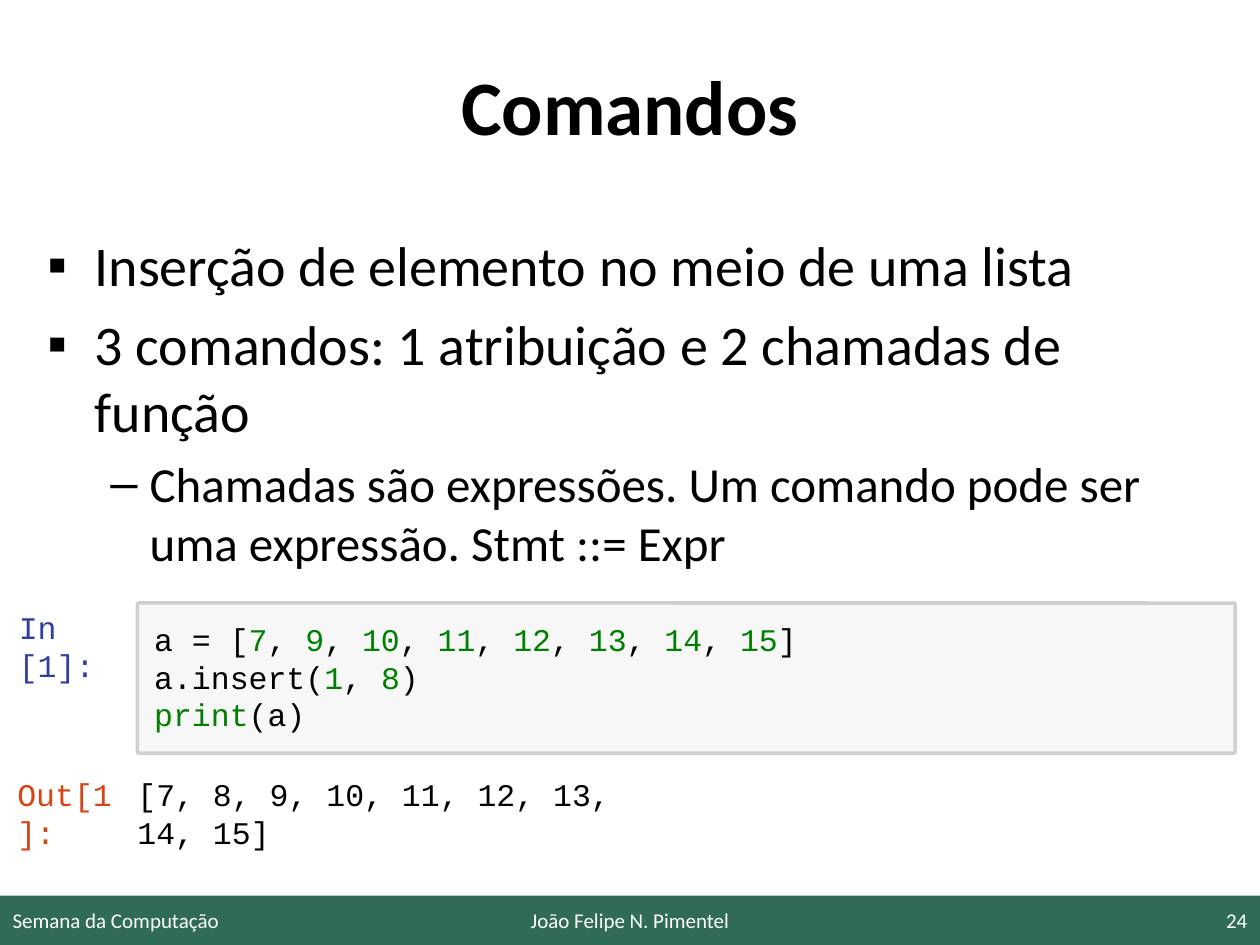
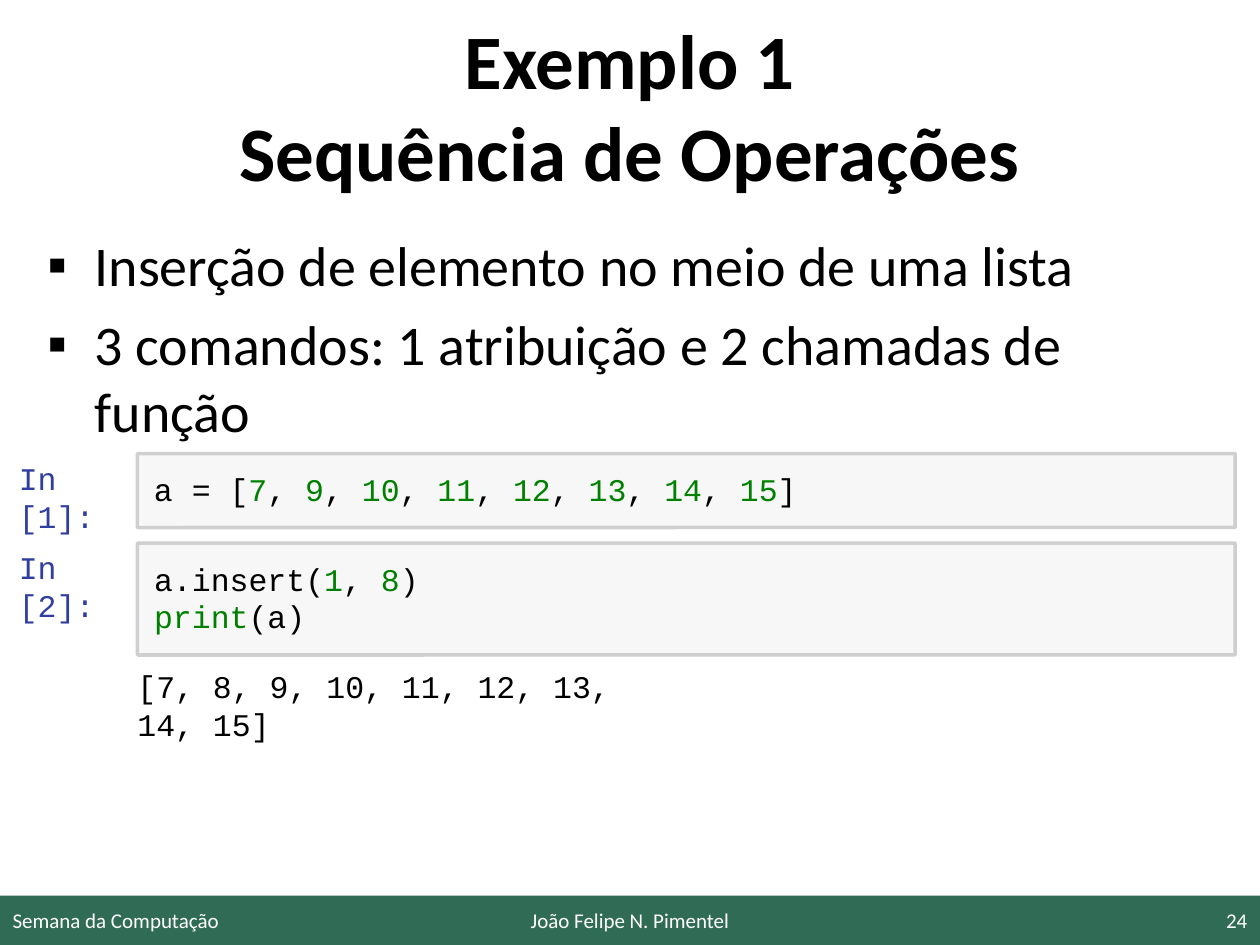
Before and after one commit to JoaoFelipe/presentations, a slide deck: slide 24 of 20191017_SC_UFF/umalinha.pptx. Drawn at 1260x945 pixels with LibreOffice and Linux fonts; fonts in the diff are those of the drawing; background and template pictures are left out. Boxes give left, top, right and bottom in pixels: in the first picture for what was removed or moved away, otherwise in the second. Text is boxed around its words. In the diff, an @@ line names an element or a change of style, - is before the commit and + after.

```diff
--- a/20191017_SC_UFF/umalinha.pptx
+++ b/20191017_SC_UFF/umalinha.pptx
@@ title at <box>239,35,1019,194</box>: text changed @@
-Comandos
+Exemplo 1
+Sequência de Operações
@@ text "In [1]:": place and size @@
-text "In [1]:" at <box>19,618,95,684</box>
+text "In [1]:" at <box>19,469,95,535</box>
@@ rounded rectangle added at <box>137,454,1235,528</box>, fill #F7F7F7, outline #CFCFCF 2 pt, 18 pt, text #008000 @@
+a = [7, 9, 10, 11, 12, 13, 14, 15]
@@ text at <box>150,468,1141,569</box>: paragraph removed @@
-  – Chamadas são expressões. Um comando pode ser uma expressão. Stmt ::= Expr
@@ text added at <box>19,558,95,624</box>, 18 pt, text #303F9F @@
+In [2]:
@@ rounded rectangle "a.insert(1, 8)": place and size @@
-rounded rectangle "a.insert(1, 8)" at <box>137,604,1235,753</box>
+rounded rectangle "a.insert(1, 8)" at <box>137,543,1235,655</box>
@@ text in rounded rectangle at <box>154,628,797,658</box>: paragraph removed @@
-a = [7, 9, 10, 11, 12, 13, 14, 15]
@@ text "[7, 8, 9, 10, 11, ...": place and size @@
-text "[7, 8, 9, 10, 11, ..." at <box>137,783,610,851</box>
+text "[7, 8, 9, 10, 11, ..." at <box>137,675,610,743</box>
@@ text removed at <box>17,783,111,813</box> @@
-Out[1]:
```
Also in this commit, not shown: 45 other slides changed, 16 slides added, 2 slides removed, 2 other files.
